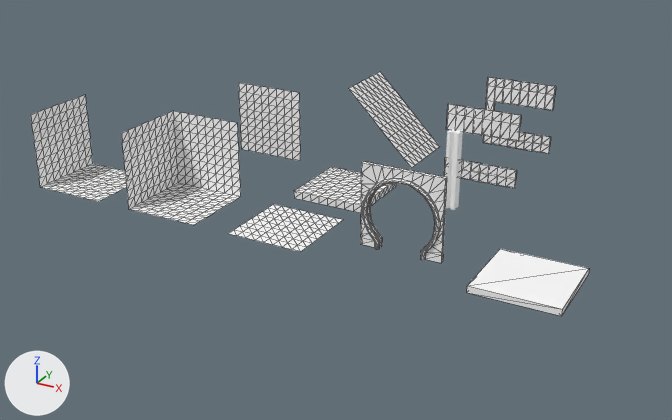
A saved change to the glTF model Models/Modular_Kit/Modular_Kit.glb.
One viewpoint serves both versions: a camera (50 mm lens) standing at (10.83, -17.23, 9.34) and looking at (0.41, 1.71, -0.14). The axes (+X, +Y, +Z) are drawn at lower left. The lights are the same throughout. Mesh edges are drawn as thin lines on the coarser meshes.

The first picture shows 'Ceiling-col', 'Corner_wall-col', 'Side_wall-col', 'door-col', 'floor_Outside-col', 'pillar-col', 'roof-col', 'slope-col', 'wall-col', 'window-col', 'window_Corner-col'.
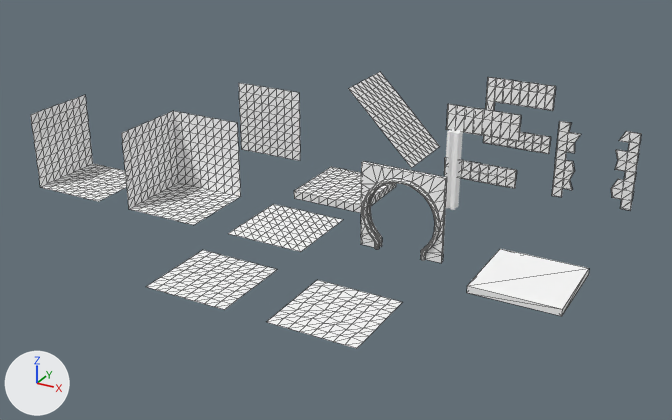
What differs and where, as boxes [x1, y1, x2, y2] in the pictures (672 x 420 px):
```json
{"object": "gravel_Floor-col", "change": "added", "after": [267, 280, 402, 348]}
{"object": "floor-col", "change": "added", "after": [146, 250, 277, 310]}
{"object": "broken_wall-col", "change": "added", "after": [552, 121, 641, 210]}
```

Edits to the scene script, one JSON object a line:
```json
{"op": "add", "block": "mat_standardsurface1_021", "code": ["mat_standardsurface1_021 = principled_material('standardSurface1.021')", "mat_standardsurface1_021.base_color = (1.0, 1.0, 1.0)  # white #ffffff", "mat_standardsurface1_021.roughness = 0.553"]}
{"op": "add", "block": "mat_standardsurface1_020", "code": ["mat_standardsurface1_020 = principled_material('standardSurface1.020')", "mat_standardsurface1_020.base_color = (1.0, 1.0, 1.0)  # white #ffffff", "mat_standardsurface1_020.roughness = 0.553"]}
{"op": "add", "block": "mat_standardsurface1_019", "code": ["mat_standardsurface1_019 = principled_material('standardSurface1.019')", "mat_standardsurface1_019.base_color = (1.0, 1.0, 1.0)  # white #ffffff", "mat_standardsurface1_019.roughness = 0.553"]}
{"op": "add", "block": "me_mesh_021", "code": ["me_mesh_021 = bpy.data.meshes.new('Mesh.021')", "me_mesh_021.from_pydata(...)  # 102 vertices, 196 faces; spans x -1.0..1.0, y -0.06..0.0, z 0.0..2.0", "me_mesh_021.materials.append(mat_standardsurface1_021)  # white #ffffff"]}
{"op": "add", "block": "me_mesh_020", "code": ["me_mesh_020 = bpy.data.meshes.new('Mesh.020')", "me_mesh_020.from_pydata(...)  # 81 vertices, 128 faces; spans x -1.0..1.0, y -1.0..1.0, z -0.04..0.04", "me_mesh_020.materials.append(mat_standardsurface1_020)  # white #ffffff"]}
{"op": "add", "block": "me_mesh_019", "code": ["me_mesh_019 = bpy.data.meshes.new('Mesh.019')", "me_mesh_019.from_pydata(...)  # 81 vertices, 128 faces; spans x -1.0..1.0, y -1.0..1.0, z 0.0", "me_mesh_019.materials.append(mat_standardsurface1_019)  # white #ffffff"]}
{"op": "add", "block": "ob_broken_wall_col", "code": ["ob_broken_wall_col = bpy.data.objects.new('broken_wall-col', me_mesh_021)", "ob_broken_wall_col.location = (6.0, 5.0, 0.0)"]}
{"op": "add", "block": "ob_gravel_floor_col", "code": ["ob_gravel_floor_col = bpy.data.objects.new('gravel_Floor-col', me_mesh_020)", "ob_gravel_floor_col.location = (3.0, -3.0, 0.0)"]}
{"op": "add", "block": "ob_floor_col", "code": ["ob_floor_col = bpy.data.objects.new('floor-col', me_mesh_019)", "ob_floor_col.location = (0.0, -3.0, 0.0)"]}
```
